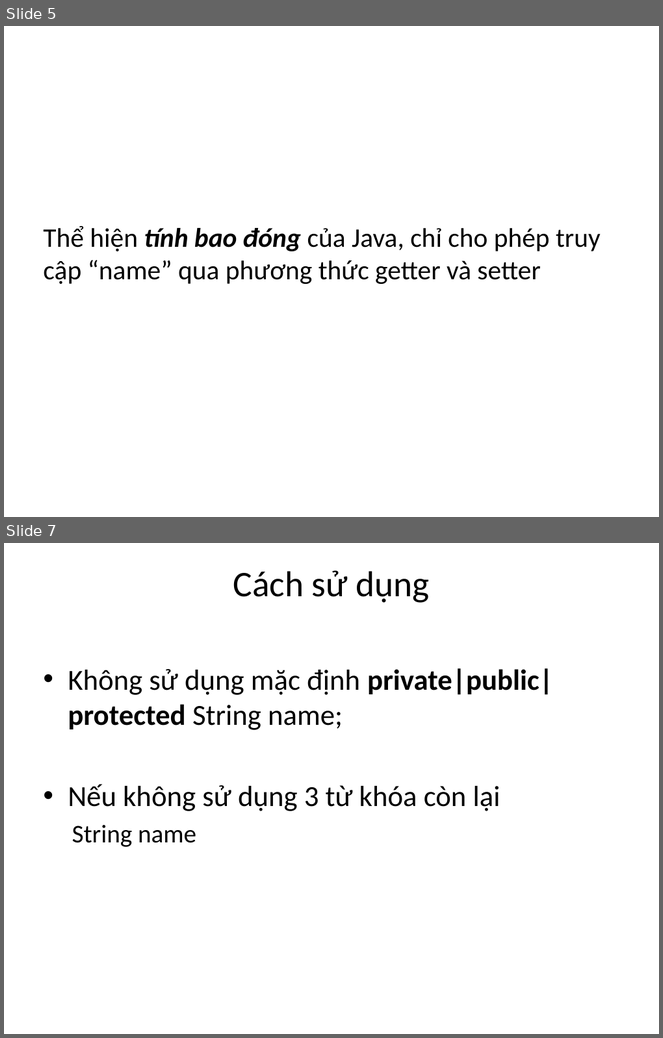
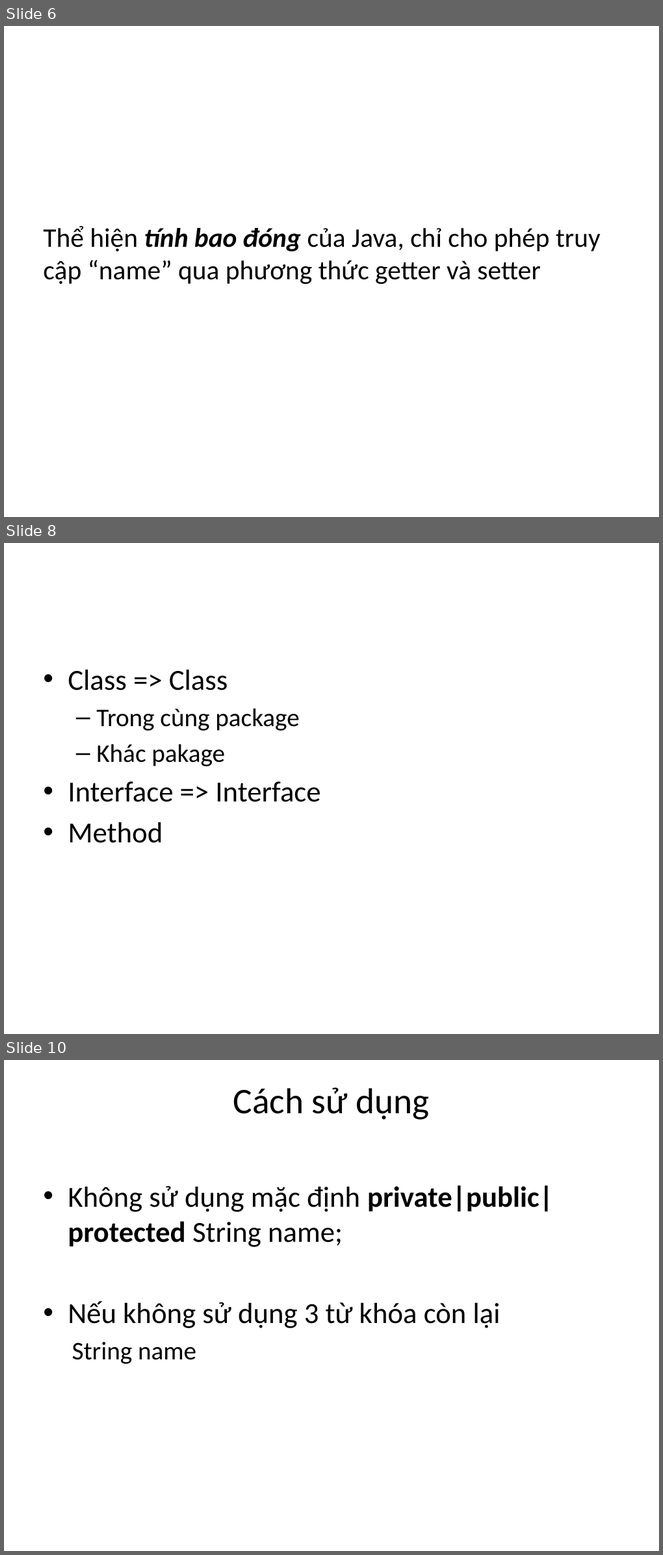
Before and after one commit to phithanh97cs/T3H, a slide deck: 3. Back-end/1. JavaCore/4. Access Modifier trong java.pptx. Shown one above the other, each under a label of ours: slides 5 and 7 before the commit, slides 6, 8 and 10 after it; the slides between them are not shown. The pictures are 663x1038 and 663x1555 pixels, drawn with LibreOffice and Linux fonts; fonts in the diff are those of the drawing. Boxes give left, top, right and bottom in pixels: in the first picture for what was removed or moved away, otherwise in the second. Text is boxed around its words. In the diff, an @@ line names an element or a change of style, - is before the commit and + after.

```diff
--- a/3. Back-end/1. JavaCore/4. Access Modifier trong java.pptx
+++ b/3. Back-end/1. JavaCore/4. Access Modifier trong java.pptx
@@ slide 8 added at (4,543,659,1034), background #FFFFFF @@
@@ text added at (68,670,321,843), 32 pt, text #000000 @@
+• Class => Class
+  – Trong cùng package
+  – Khác pakage
+• Interface => Interface
+• Method
@@ what was slide 5 is now slide 6 @@
@@ what was slide 7 is now slide 10 @@
```
Also in this commit, not shown: 3 slides changed, 3 other slides added.
